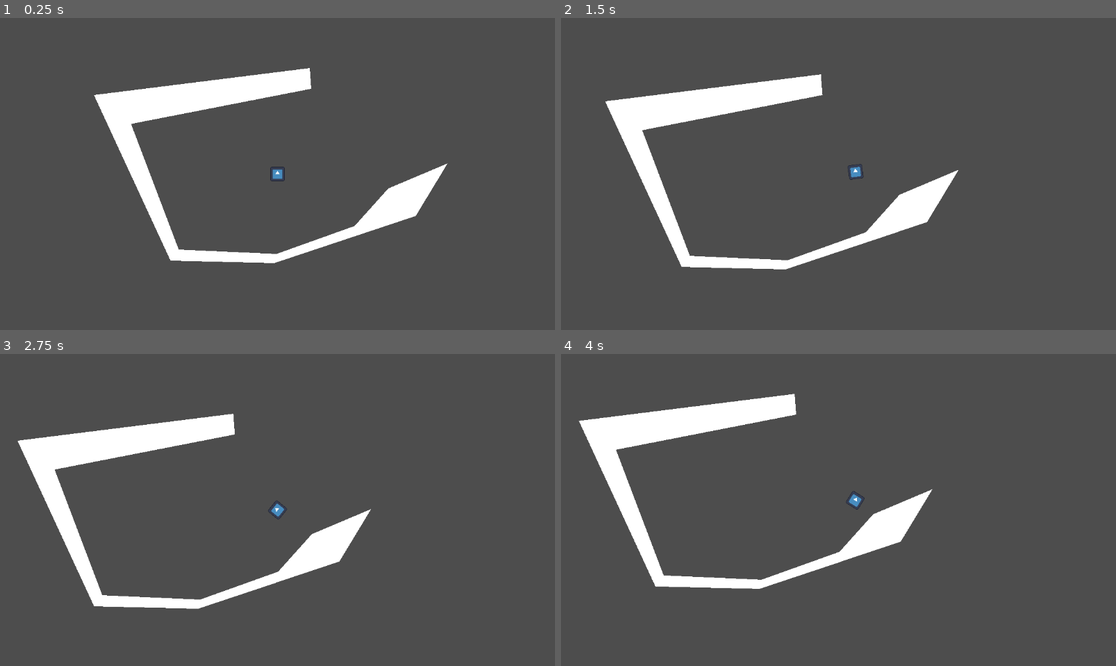
Above: before the commit, frames 1-4 (two rows, left to right).
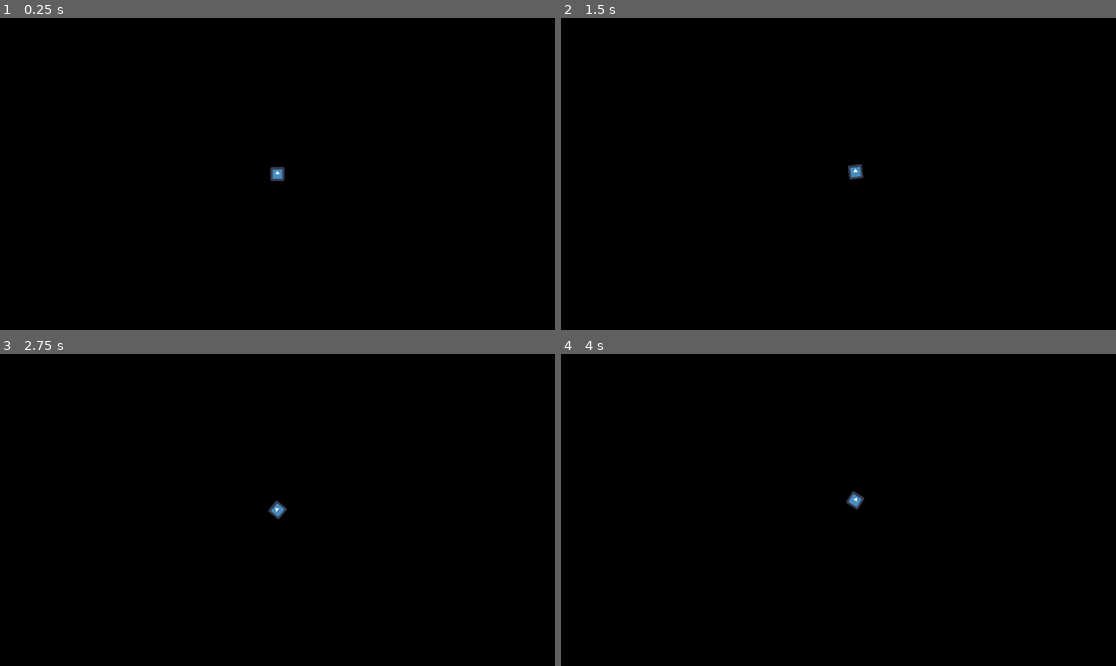
Above: after the commit, the same moments.

Repository: Mastoast/LDJam57
Game: Godot game, scene res://Levels/base_level.tscn
The game is run twice, just before and just after one commit, with the same random seed, the same clock (stepped at 60 frames per second) and the same inputs. The engine's default icon, where the game draws it, is replaced by a stand-in: a white triangle on a blue panel in a dark square.
Inputs (mouse positions are in pixels of both pictures, inside the frame that each line leads up to):
- Up to frame 1 (0.25 s): no input
- Up to frame 2 (1.5 s): tap Enter at 0.5 s; move the mouse to (960, 158) at 0.52 s; tap Space (ui_select) at 0.77 s; move the mouse to (727, 189) at 1.27 s
- Up to frame 3 (2.75 s): tap Space (ui_select) at 1.52 s; move the mouse to (333, 441) at 2.02 s
- Up to frame 4 (4 s): move the mouse to (810, 572) at 2.77 s; tap Space (ui_select) at 3.02, 3.77 s; move the mouse to (1005, 556) at 3.52 s

The runs differ from the first frame. In frame 1, 100% of the frame differs, in the area x 0-100%, y 0-100%; in frame 2, 100%; in frame 3, 100%; in frame 4, 100%.
Error after the commit: Parse Error: Expected identifier after "." for attribute access. (res://Levels/meshScan.gd:16)

Commit message:
[Dev] Mesh Scan Shader

Diff:
--- /dev/null
+++ b/Environment/square_wall.tscn
@@ -0,0 +1,21 @@
+[gd_scene load_steps=5 format=3 uid="uid://utdc0onf3id2"]
+
+[ext_resource type="Material" uid="uid://cpd1lmu1c45sj" path="res://Materials/sonar2D.tres" id="1_nr8ra"]
+[ext_resource type="Script" uid="uid://qqfhydc5ltjf" path="res://Levels/meshScan.gd" id="2_veujg"]
+
+[sub_resource type="RectangleShape2D" id="RectangleShape2D_m1e4t"]
+
+[sub_resource type="QuadMesh" id="QuadMesh_j3xrb"]
+
+[node name="SquareWall" type="StaticBody2D"]
+
+[node name="CollisionShape2D" type="CollisionShape2D" parent="."]
+scale = Vector2(2.5, 2.5)
+shape = SubResource("RectangleShape2D_m1e4t")
+
+[node name="Square" type="MeshInstance2D" parent="."]
+material = ExtResource("1_nr8ra")
+scale = Vector2(50, 50)
+mesh = SubResource("QuadMesh_j3xrb")
+script = ExtResource("2_veujg")
+speed = null
--- a/Levels/base_level.tscn
+++ b/Levels/base_level.tscn
@@ -1,8 +1,14 @@
-[gd_scene load_steps=5 format=3 uid="uid://brtkqmlu6ql84"]
+[gd_scene load_steps=10 format=3 uid="uid://brtkqmlu6ql84"]
 
 [ext_resource type="PackedScene" uid="uid://ceaujjvceobtb" path="res://Environment/poly_shape.tscn" id="2_n4mxg"]
 [ext_resource type="PackedScene" uid="uid://cmbe6p5xvc2kp" path="res://Player/music_listener.tscn" id="3_n4mxg"]
 [ext_resource type="PackedScene" uid="uid://hmta8pq6weir" path="res://Player/player.tscn" id="3_ruyyf"]
+[ext_resource type="Material" uid="uid://cpd1lmu1c45sj" path="res://Materials/sonar2D.tres" id="5_5y487"]
+[ext_resource type="Script" uid="uid://qqfhydc5ltjf" path="res://Levels/meshScan.gd" id="5_j3xrb"]
+[ext_resource type="PackedScene" uid="uid://utdc0onf3id2" path="res://Environment/square_wall.tscn" id="6_j3xrb"]
+
+[sub_resource type="CanvasItemMaterial" id="CanvasItemMaterial_n4mxg"]
+light_mode = 2
 
 [sub_resource type="GDScript" id="GDScript_n4mxg"]
 script/source = "extends Node2D
@@ -11,10 +17,16 @@
 	MusicPlayer.play(MusicPlayer.music_test)
 "
 
-[node name="BaseLevel" type="Node2D"]
+[sub_resource type="QuadMesh" id="QuadMesh_m1e4t"]
+size = Vector2(1200, 1200)
+
+[node name="BaseLevel" type="Node2D" groups=["Player"]]
+material = SubResource("CanvasItemMaterial_n4mxg")
 script = SubResource("GDScript_n4mxg")
 
 [node name="PolyShape" parent="." instance=ExtResource("2_n4mxg")]
+visible = false
+use_parent_material = true
 position = Vector2(-139, 182)
 polygon = PackedVector2Array(133, 3, 426, -95, 492, -204, 369, -152, 299, -74, 137, -16, -66, -25, -165, -286, 209, -359, 206, -402, -242, -346, -83, -2)
 
@@ -25,4 +37,79 @@
 [node name="Player" parent="." instance=ExtResource("3_ruyyf")]
 baseDashForce = 200.0
 
+[node name="MeshInstance2D2" type="MeshInstance2D" parent="."]
+visible = false
+material = ExtResource("5_5y487")
+mesh = SubResource("QuadMesh_m1e4t")
+script = ExtResource("5_j3xrb")
+
+[node name="SquareWall" parent="." instance=ExtResource("6_j3xrb")]
+position = Vector2(-31, 290)
+
+[node name="SquareWall2" parent="." instance=ExtResource("6_j3xrb")]
+position = Vector2(-85, 291)
+
+[node name="SquareWall3" parent="." instance=ExtResource("6_j3xrb")]
+position = Vector2(-148, 290)
+
+[node name="SquareWall4" parent="." instance=ExtResource("6_j3xrb")]
+position = Vector2(-210, 269)
+
+[node name="SquareWall5" parent="." instance=ExtResource("6_j3xrb")]
+position = Vector2(-266, 213)
+
+[node name="SquareWall6" parent="." instance=ExtResource("6_j3xrb")]
+position = Vector2(-309, 145)
+
+[node name="SquareWall7" parent="." instance=ExtResource("6_j3xrb")]
+position = Vector2(-341, 68)
+
+[node name="SquareWall8" parent="." instance=ExtResource("6_j3xrb")]
+position = Vector2(-356, 5)
+
+[node name="SquareWall9" parent="." instance=ExtResource("6_j3xrb")]
+position = Vector2(-362, -78)
+
+[node name="SquareWall10" parent="." instance=ExtResource("6_j3xrb")]
+position = Vector2(-307, -137)
+
+[node name="SquareWall11" parent="." instance=ExtResource("6_j3xrb")]
+position = Vector2(-206, -171)
+
+[node name="SquareWall12" parent="." instance=ExtResource("6_j3xrb")]
+position = Vector2(-126, -197)
+
+[node name="SquareWall13" parent="." instance=ExtResource("6_j3xrb")]
+position = Vector2(-22, -208)
+
+[node name="SquareWall14" parent="." instance=ExtResource("6_j3xrb")]
+position = Vector2(70, -203)
+
+[node name="SquareWall15" parent="." instance=ExtResource("6_j3xrb")]
+position = Vector2(140, -193)
+
+[node name="SquareWall16" parent="." instance=ExtResource("6_j3xrb")]
+position = Vector2(238, -143)
+
+[node name="SquareWall17" parent="." instance=ExtResource("6_j3xrb")]
+position = Vector2(304, -77)
+
+[node name="SquareWall18" parent="." instance=ExtResource("6_j3xrb")]
+position = Vector2(79, 275)
+
+[node name="SquareWall19" parent="." instance=ExtResource("6_j3xrb")]
+position = Vector2(175, 275)
+
+[node name="SquareWall20" parent="." instance=ExtResource("6_j3xrb")]
+position = Vector2(237, 215)
+
+[node name="SquareWall21" parent="." instance=ExtResource("6_j3xrb")]
+position = Vector2(292, 154)
+
+[node name="SquareWall22" parent="." instance=ExtResource("6_j3xrb")]
+position = Vector2(364, 116)
+
+[node name="SquareWall23" parent="." instance=ExtResource("6_j3xrb")]
+position = Vector2(382, -51)
+
 [connection signal="move_ship" from="MusicListener" to="Player" method="_dash"]
--- /dev/null
+++ b/Levels/meshScan.gd
@@ -0,0 +1,20 @@
+extends MeshInstance2D
+
+# Internal Variables.
+var player : Node2D
+var is_running := false
+
+# Play with these variables.
+##@export var max_distance := 10.0
+@export var speed := 2.0
+
+# Get the reference to the material to pass data to shader parameters.
+@onready var SHADER: ShaderMaterial = self.material
+
+func _ready():
+	player = get_tree().get_nodes_in_group("Player")[0]
+	(player as _Player).
+
+func _process(_delta):
+	SHADER.set_shader_parameter("player_position", player.global_position)
+	##SHADER.set_shader_parameter("max_distance", max_distance)
--- /dev/null
+++ b/Materials/sonar2D.gdshader
@@ -0,0 +1,35 @@
+shader_type canvas_item;
+render_mode blend_mix, unshaded;
+
+uniform float fade_radius : hint_range(0.5, 50.0) = 5.0;
+uniform float max_intensity : hint_range(0.0, 3.0) = 2.0;
+uniform vec2 player_position;
+uniform sampler2D noise_tex : source_color;
+uniform float noise_scale : hint_range(0.1, 5.0) = .5;
+//uniform float pulse_speed : hint_range(0.0, 200.0) = 100.0;
+uniform float max_distance : hint_range(0.0, 2000.0) = 1500.0;
+//uniform float pulse_time : hint_range(0.0, 15.0) = 2;
+uniform float time : hint_range(0.0, 100) = -1.0;
+
+varying vec2 world_pos;
+
+void vertex() {
+    world_pos = (MODEL_MATRIX * vec4(VERTEX, 0.0, 1.0)).xy;
+	//float speed = max_distance / pulse_time; // replaces pulse_speed
+	world_pos += normalize(player_position - world_pos) * mod(-1.0, max_distance);
+}
+
+void fragment() {
+    float distance_to_player = distance(world_pos, player_position);
+    float intensity = 1.0 - smoothstep(0.0, fade_radius * max_distance / distance_to_player * PI, distance_to_player);
+
+    vec2 noise_uv = UV * noise_scale;
+    float noise = texture(noise_tex, noise_uv).r;
+    intensity *= mix(0.5, 1.5, noise);
+
+    vec4 glow_color = texture(TEXTURE, UV);
+
+    COLOR.rgb = glow_color.rgb * intensity * max_intensity;
+    //EMISSION = COLOR;
+    COLOR.a = glow_color.a * intensity;
+}
--- /dev/null
+++ b/Materials/sonar2D.tres
@@ -0,0 +1,14 @@
+[gd_resource type="ShaderMaterial" load_steps=3 format=3 uid="uid://cpd1lmu1c45sj"]
+
+[ext_resource type="Shader" uid="uid://bs8ke2dcws2bg" path="res://Materials/sonar2D.gdshader" id="1_3w5t5"]
+[ext_resource type="Texture2D" uid="uid://vn6xthqbb5iu" path="res://Assets/1.jpg" id="2_3w5t5"]
+
+[resource]
+shader = ExtResource("1_3w5t5")
+shader_parameter/fade_radius = 5.0
+shader_parameter/max_intensity = 2.0
+shader_parameter/player_position = Vector2(0, 0)
+shader_parameter/noise_tex = ExtResource("2_3w5t5")
+shader_parameter/noise_scale = 0.5
+shader_parameter/max_distance = 1500.0
+shader_parameter/pulse_time = 2.0
--- a/Player/player.gd
+++ b/Player/player.gd
@@ -1,4 +1,5 @@
 extends CharacterBody2D
+class_name _Player
 
 #region Variables
 @export
@@ -12,6 +13,10 @@
 
 @export
 var moveCurve : Curve
+#endregion
+
+#region SIGNALS
+var sendSonarWithTime : Signal
 #endregion
 
 func _ready() -> void:
--- a/Player/player.tscn
+++ b/Player/player.tscn
@@ -10,7 +10,8 @@
 [sub_resource type="CapsuleShape2D" id="CapsuleShape2D_hvfyp"]
 radius = 15.0
 
-[node name="Player" type="CharacterBody2D"]
+[node name="Player" type="CharacterBody2D" groups=["Player"]]
+use_parent_material = true
 motion_mode = 1
 script = ExtResource("1_axnn4")
 moveCurve = SubResource("Curve_4ntmi")
@@ -30,4 +31,8 @@
 process_callback = 0
 one_shot = true
 
+[node name="PointLight2D" type="PointLight2D" parent="."]
+visible = false
+texture = ExtResource("1_7vf5y")
+
 [connection signal="timeout" from="Timer" to="." method="_onDashFinished"]
--- a/project.godot
+++ b/project.godot
@@ -19,7 +19,12 @@
 
 MusicPlayer="*res://Singletons/MusicPlayer.gd"
 
+[global_group]
+
+Player="Player"
+
 [rendering]
 
 renderer/rendering_method="gl_compatibility"
 renderer/rendering_method.mobile="gl_compatibility"
+environment/defaults/default_clear_color=Color(0, 0, 0, 1)
Binary file added: Assets/1.jpg
Not shown, added: Assets/1.jpg.import
Not shown, added: Levels/meshScan.gd.uid
Not shown, added: Materials/sonar2D.gdshader.uid
